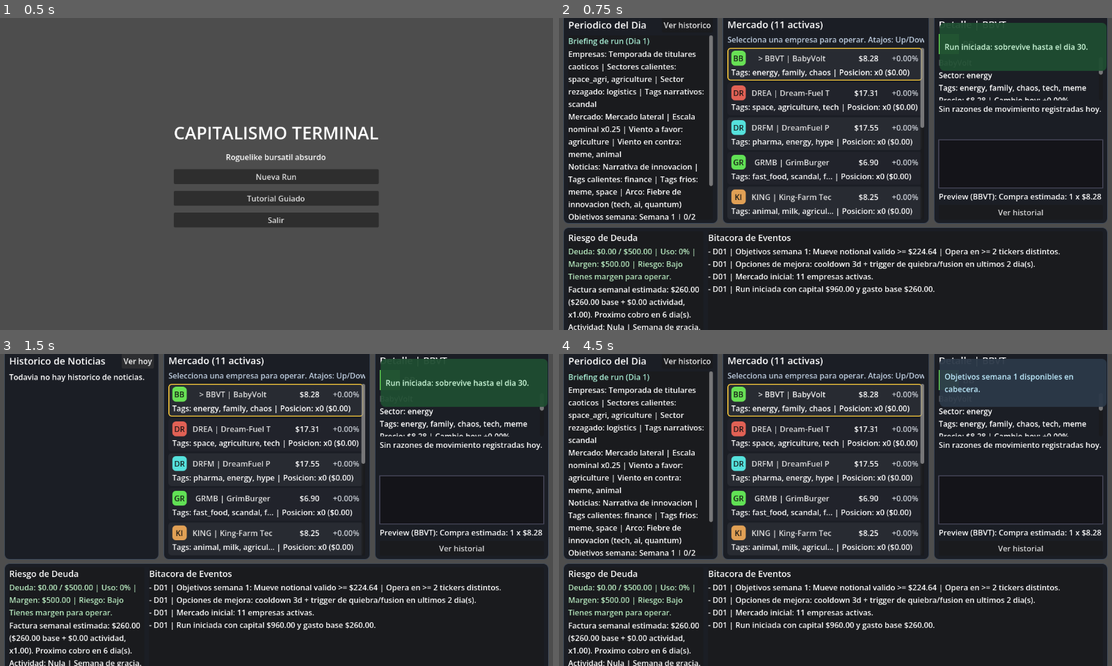
Above: before the commit, frames 1-4 (two rows, left to right).
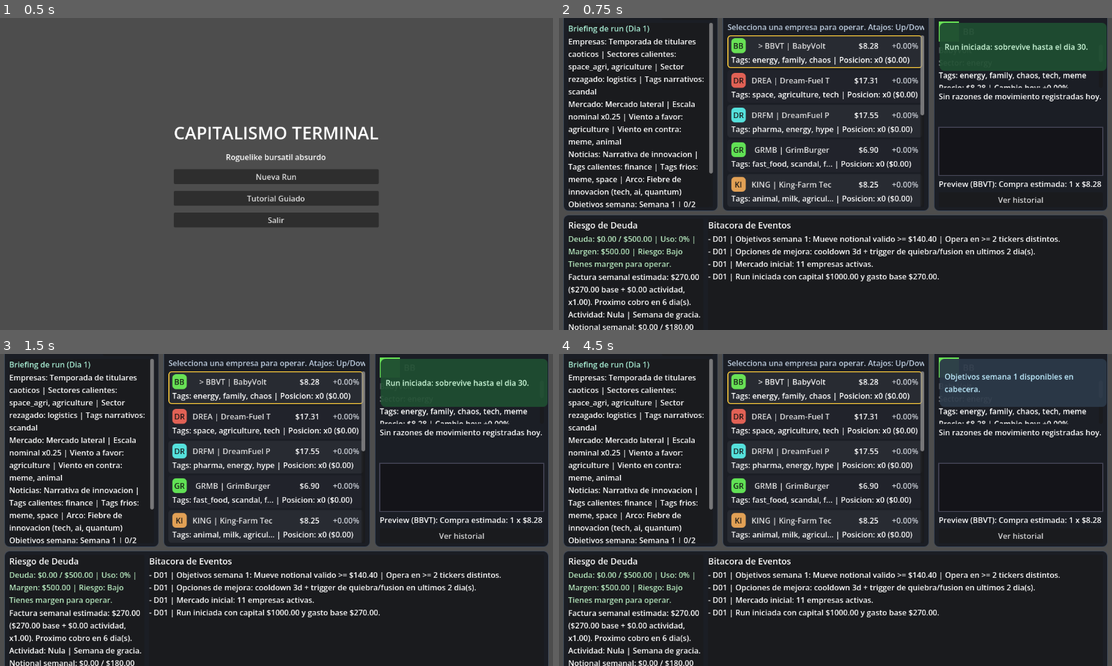
Above: after the commit, the same moments.

Repository: DewBlack/terminal-capitalism
Game: Godot game, scene res://scenes/main/main.tscn
Same seed, same stepped clock (60 frames per second), same inputs: the game is played once before the commit and once after it.
Inputs (mouse positions are in pixels of both pictures, inside the frame that each line leads up to):
- Up to frame 1 (0.5 s): no input
- Up to frame 2 (0.75 s): click "Nueva Run" at 0.5 s
- Up to frame 3 (1.5 s): click (127, 360) at 1.25 s, where only the run before the commit has a clickable "Ver historico"
- Up to frame 4 (4.5 s): click (697, 360) at 2 s, where only the run before the commit has a clickable "Ver hoy"; click "> BBVT | BabyVolt" at 2.75 s; click "DREA | Dream-Fuel Tech" at 3.5 s; click "BBVT | BabyVolt" at 4.25 s

Frame 1 is identical in both runs. In frame 2, 22% of the frame differs, in the area x 0-100%, y 0-100%; in frame 3, 21%; in frame 4, 22%.

Commit message:
Recalibra economia semanal para regimen de precios bajos

Diff:
--- a/scripts/run/run_balance_config.gd
+++ b/scripts/run/run_balance_config.gd
@@ -1,10 +1,10 @@
 class_name RunBalanceConfig
 extends RefCounted
 
-const RUN_STARTING_CASH := 960.0
-const RUN_BASE_WEEKLY_EXPENSE := 260.0
-const INACTIVITY_WEEKLY_SURCHARGE := 110.0
-const LOW_ACTIVITY_WEEKLY_SURCHARGE := 35.0
+const RUN_STARTING_CASH := 1000.0
+const RUN_BASE_WEEKLY_EXPENSE := 270.0
+const INACTIVITY_WEEKLY_SURCHARGE := 40.0
+const LOW_ACTIVITY_WEEKLY_SURCHARGE := 1.0
 const PRICE_DENOMINATION_SCALE := 0.25
 const PRICE_MIN_FLOOR := 0.10 * PRICE_DENOMINATION_SCALE
 const COMPANY_LISTING_PRICE_FLOOR := 2.0 * PRICE_DENOMINATION_SCALE
@@ -18,10 +18,10 @@
 const BUY_TRANSACTION_FEE_RATE := 0.0065
 const SELL_TRANSACTION_FEE_RATE := 0.0065
 const INTRADAY_EXIT_PENALTY_RATE := 0.07
-const WEEKLY_ACTIVITY_NOTIONAL_FLOOR := 180.0
-const WEEKLY_ACTIVITY_NOTIONAL_RATIO := 0.30
+const WEEKLY_ACTIVITY_NOTIONAL_FLOOR := 105.0
+const WEEKLY_ACTIVITY_NOTIONAL_RATIO := 0.18
 const WEEKLY_LOW_ACTIVITY_RATIO := 0.55
-const MIN_WEEKLY_HOLDINGS_FOR_ACTIVITY := 210.0
+const MIN_WEEKLY_HOLDINGS_FOR_ACTIVITY := 120.0
 const WEEK2_SURCHARGE_MULTIPLIER := 0.75
 const WEEK3_SURCHARGE_MULTIPLIER := 0.90
 const DEBT_RISK_MEDIUM_THRESHOLD := 0.55
--- a/scripts/run/weekly_cycle_service.gd
+++ b/scripts/run/weekly_cycle_service.gd
@@ -208,6 +208,13 @@
 	var traded_this_week := bool(context.get("traded_this_week", false))
 	var inactivity_surcharge := float(context.get("inactivity_surcharge", 0.0))
 	var activity_label := str(context.get("activity_label", "Nula"))
+	var weekly_notional := float(context.get("weekly_notional", 0.0))
+	var weekly_target_notional := float(context.get("weekly_target_notional", 0.0))
+	var activity_state_variant: Variant = context.get("activity_state", {})
+	var low_activity_threshold := 0.0
+	if activity_state_variant is Dictionary:
+		low_activity_threshold = float((activity_state_variant as Dictionary).get("low_activity_threshold", 0.0))
+	var activity_progress_ratio := weekly_notional / maxf(1.0, weekly_target_notional)
 	var weekly_multiplier := upgrade_manager.get_weekly_expense_multiplier()
 	var estimated_charge := (run_manager.weekly_expense + inactivity_surcharge) * maxf(0.1, weekly_multiplier)
 	var debt_limit := PlayerPortfolio.MAX_TRADING_DEBT
@@ -238,6 +245,10 @@
 		"base_weekly_expense": run_manager.weekly_expense,
 		"estimated_inactivity_surcharge": inactivity_surcharge,
 		"weekly_multiplier": weekly_multiplier,
+		"weekly_notional": weekly_notional,
+		"weekly_target_notional": weekly_target_notional,
+		"low_activity_threshold": low_activity_threshold,
+		"activity_progress_ratio": activity_progress_ratio,
 		"grace_week": grace_week,
 		"activity_label": activity_label,
 		"days_until_weekly_charge": days_until_charge,
--- a/scripts/ui/debt_feedback_presenter.gd
+++ b/scripts/ui/debt_feedback_presenter.gd
@@ -41,6 +41,11 @@
 	var base_expense := float(snapshot.get("base_weekly_expense", 0.0))
 	var estimated_surcharge := float(snapshot.get("estimated_inactivity_surcharge", 0.0))
 	var weekly_multiplier := float(snapshot.get("weekly_multiplier", 1.0))
+	var weekly_notional := float(snapshot.get("weekly_notional", 0.0))
+	var weekly_target_notional := float(snapshot.get("weekly_target_notional", 0.0))
+	var low_activity_threshold := float(snapshot.get("low_activity_threshold", 0.0))
+	var activity_progress_ratio := float(snapshot.get("activity_progress_ratio", weekly_notional / maxf(1.0, weekly_target_notional)))
+	var activity_progress_percent := clampf(activity_progress_ratio * 100.0, 0.0, 999.0)
 	var activity_label := str(snapshot.get("activity_label", "-"))
 	var grace_week := bool(snapshot.get("grace_week", false))
 	var days_until_charge := int(snapshot.get("days_until_weekly_charge", 0))
@@ -48,14 +53,18 @@
 	if days_until_charge > 0:
 		charge_timing = "en %d dia(s)" % days_until_charge
 
-	var invoice_text := "Factura semanal estimada: %s (%s base + %s actividad, x%.2f). Proximo cobro %s. Actividad: %s%s." % [
+	var invoice_text := "Factura semanal estimada: %s (%s base + %s actividad, x%.2f). Proximo cobro %s. Actividad: %s%s. Notional semanal: %s / %s (umbral medio %s, avance %.0f%%)." % [
 		UI_FORMAT_HELPER.money(estimated_charge),
 		UI_FORMAT_HELPER.money(base_expense),
 		UI_FORMAT_HELPER.money(estimated_surcharge),
 		weekly_multiplier,
 		charge_timing,
 		activity_label,
-		" | Semana de gracia" if grace_week else ""
+		" | Semana de gracia" if grace_week else "",
+		UI_FORMAT_HELPER.money(weekly_notional),
+		UI_FORMAT_HELPER.money(weekly_target_notional),
+		UI_FORMAT_HELPER.money(low_activity_threshold),
+		activity_progress_percent
 	]
 
 	return {
Not shown, changed: docs/PROJECT_STRATEGY.md
